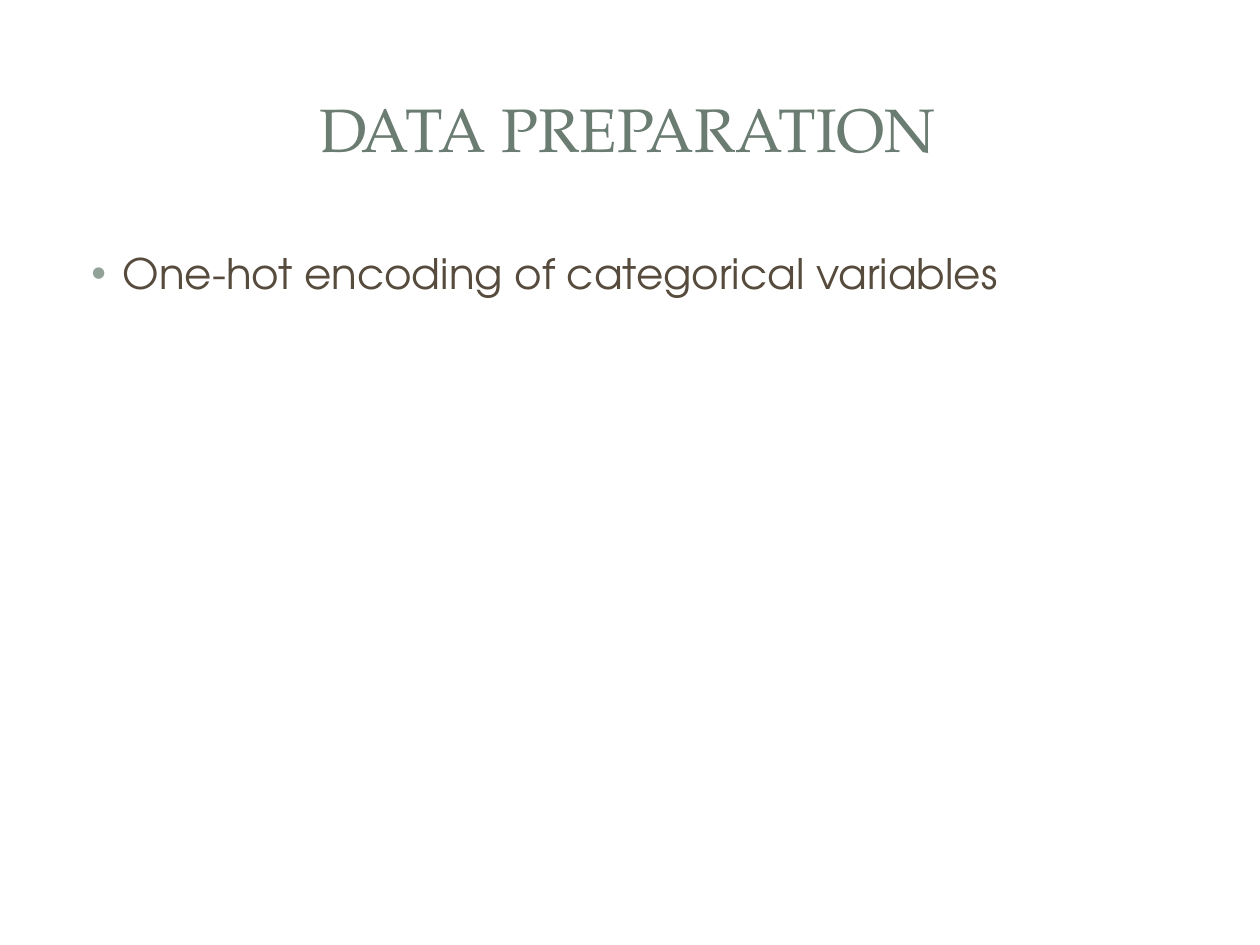
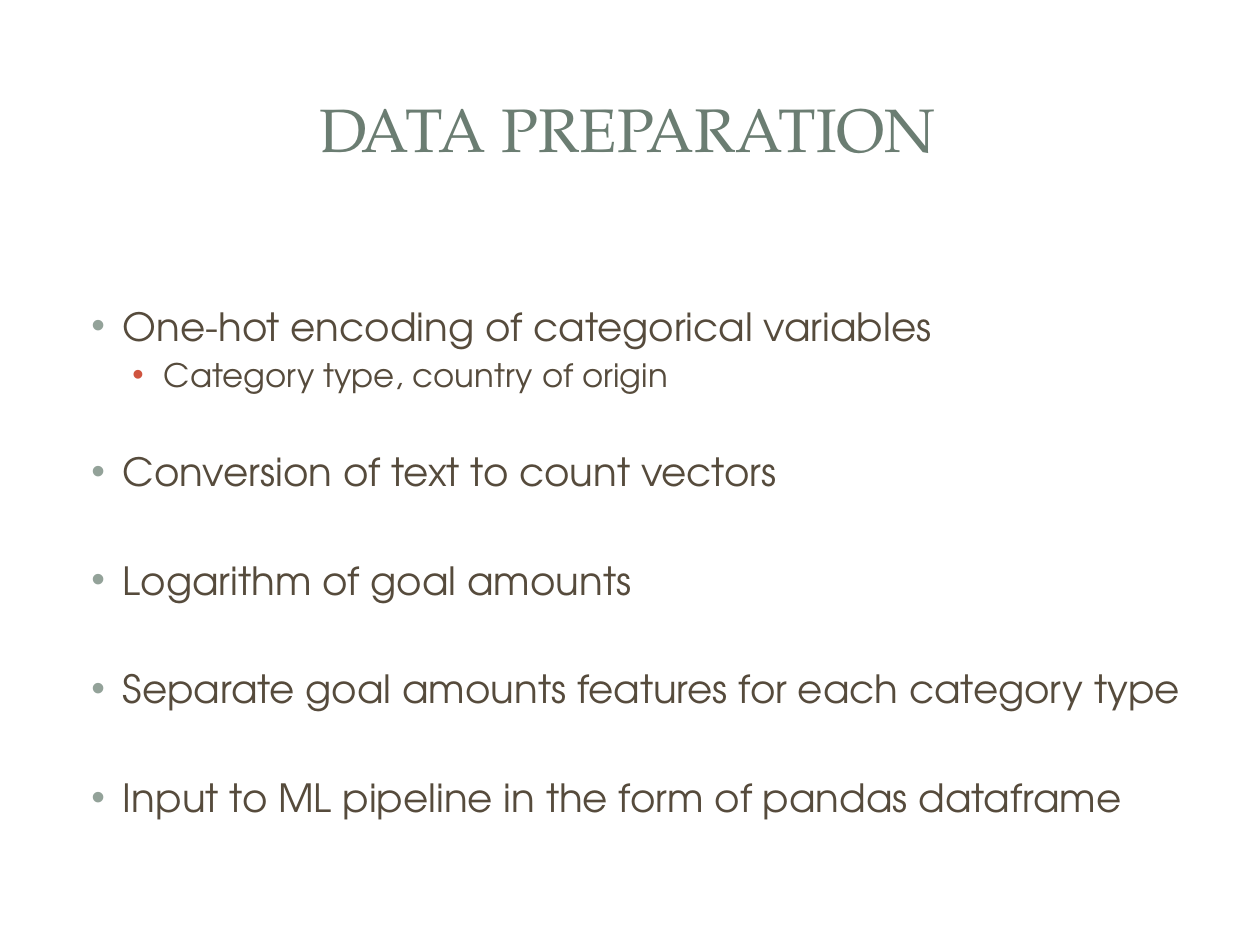
Before and after one commit to vlcekl/ds-crowdfunding, a slide deck: slide 14 of reports/crowdfunding_slidedeck.pptx (slide 13 before the commit). Drawn at 1260x945 pixels with LibreOffice and Linux fonts; fonts in the diff are those of the drawing; background and template pictures are left out. Boxes give left, top, right and bottom in pixels: in the first picture for what was removed or moved away, otherwise in the second. Text is boxed around its words. In the diff, an @@ line names an element or a change of style, - is before the commit and + after.

```diff
--- a/reports/crowdfunding_slidedeck.pptx
+++ b/reports/crowdfunding_slidedeck.pptx
@@ text at [123, 312, 932, 350]: size 24 to 22.2 pt in "One-hot encoding of categorical variables" @@
@@ text at [123, 362, 1180, 820]: paragraphs added @@
+  • Category type, country of origin
+• Conversion of text to count vectors
+• Logarithm of goal amounts
+• Separate goal amounts features for each category type
+• Input to ML pipeline in the form of pandas dataframe
```
Also in this commit, not shown: 7 other slides changed, 6 slides added, 5 slides removed, 1 other file.
